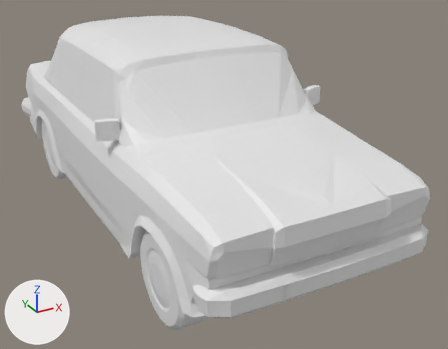
An edit to the Blender file Assets/Meshes/Cars/motorcar.blend, drawn before and after from the same camera.
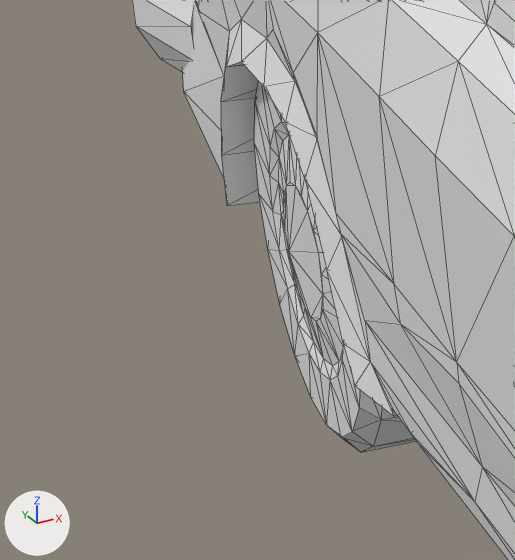
The first picture shows the older version from a camera (50 mm lens) standing at (-1.53, -3.31, 1.82) and looking at (0.22, -0.12, 0.23). The close-ups show both versions on the part from 0% to 19% of the width and 30% to 56% of the height of that picture; other places that the commit changed are outside them. Lighting does not change. The marker at lower left points along +X, +Y and +Z. The close-ups show mesh edges as thin lines.

In view in the first close-up: 'Wheels', 'outline'.
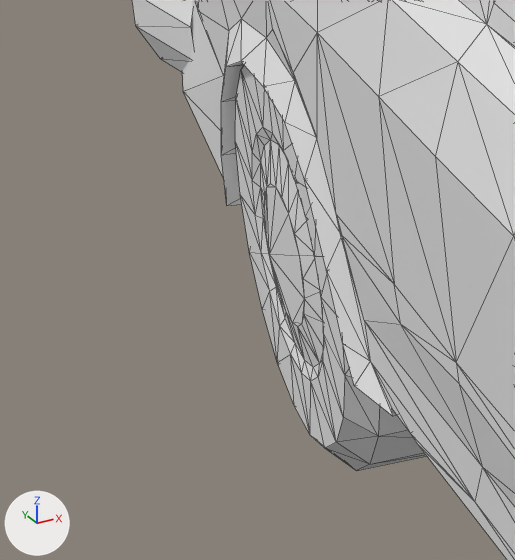
The newer file is also turned or shifted as a whole; pictures and numbers use the older file's frame.

The change, as JSON lines over the scene's bpy script:
```json
{"block": "me_cube_008", "where": "# used by ob_outline; location = (0.0, 0.181, 0.552); scale = (0.272, 0.272, 0.272)"}
{"op": "remove", "block": "me_cube_008", "code": "me_cube_008.from_pydata(...)  # 824 vertices, 1491 faces; spans x -2.53..2.53, y -6.34..6.18, z -1.47..2.14"}
{"op": "add", "block": "me_cube_008", "code": "me_cube_008.from_pydata(...)  # 1380 vertices, 2588 faces; spans x -2.53..2.53, y -6.34..6.18, z -2.19..2.14"}
{"block": "me_cube_008", "change": "me_cube_008 part 1: a new loose piece of 140 vertices spanning x -2.36..-1.62, y 1.79..3.73, z -2.19..-0.25"}
```

Where the change shows, as pixel boxes [x1, y1, x2, y2] in the close-ups (515 x 560 px):
```json
{"part": 1, "of": "me_cube_008", "change": "added", "after": [235, 66, 426, 471]}
{"object": "Wheels", "change": "unchanged, covered by the edit", "before": [254, 82, 416, 452]}
```
